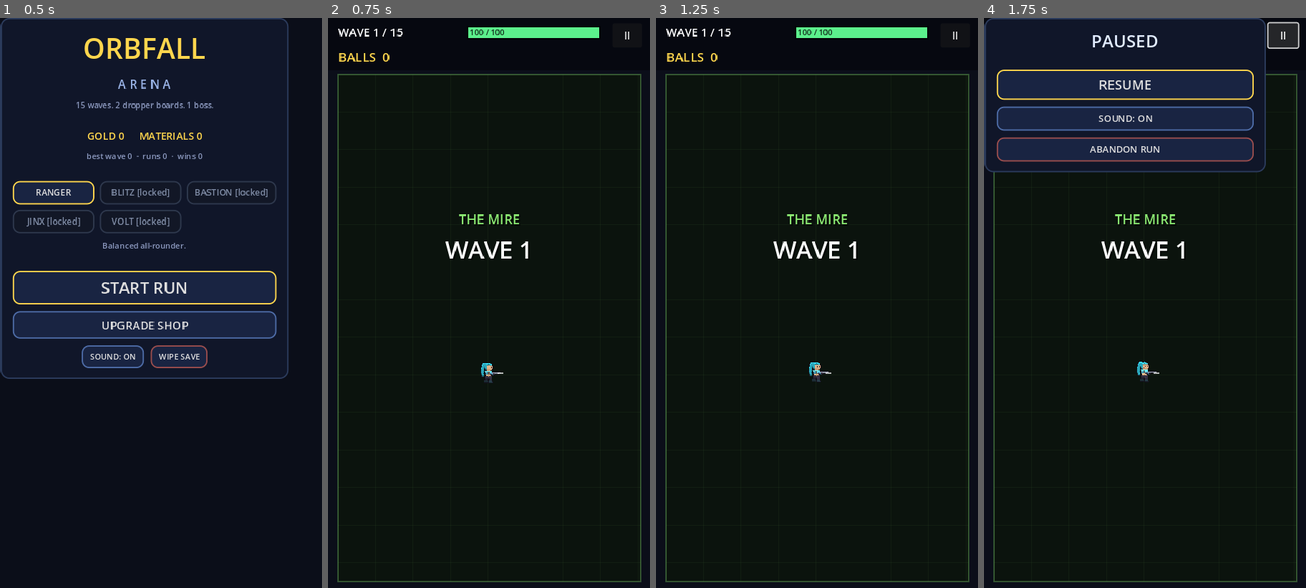
Above: before the commit, frames 1-4 (left to right).
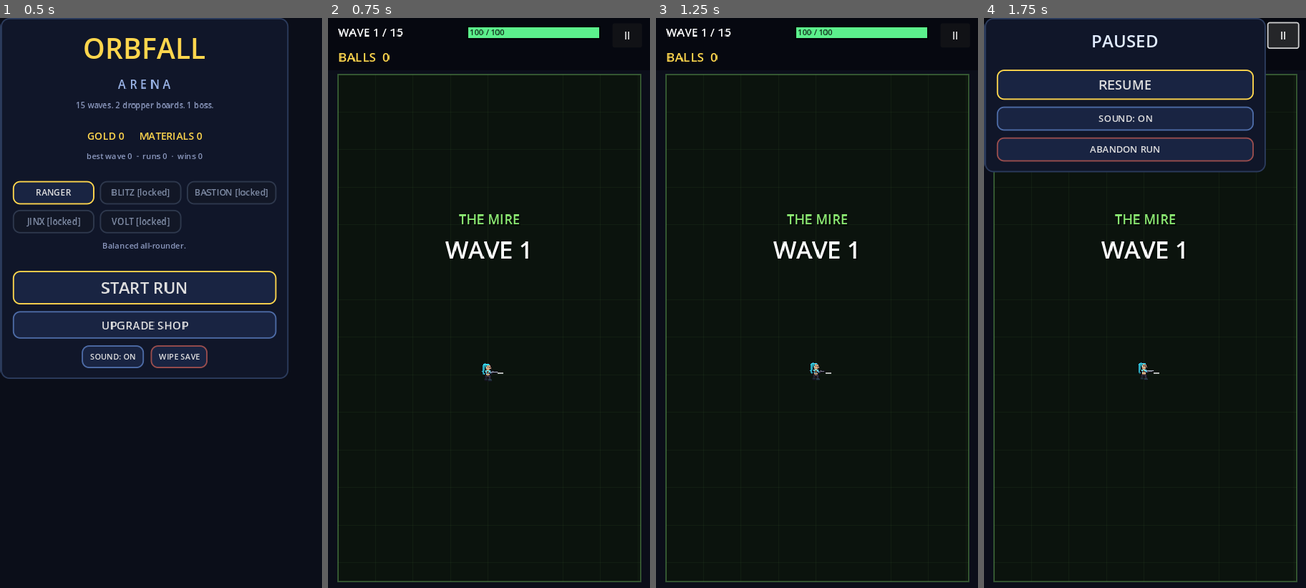
Above: after the commit, the same moments.

Repository: mmfoodchicks/ball-dropper
Game: Godot game, scene res://main.tscn
The game is run twice, just before and just after one commit, with the same random seed, the same clock (stepped at 60 frames per second) and the same inputs.
Inputs:
- Up to frame 1 (0.5 s): no input
- Up to frame 2 (0.75 s): click "START RUN" at 0.5 s
- Up to frame 3 (1.25 s): no input
- Up to frame 4 (1.75 s): click "II" at 1.25 s

Frame 1 is identical in both runs. In frame 2, less than 0.1% of the frame differs, in the area x 47-54%, y 60-65%; in frame 3, less than 0.1%; in frame 4, less than 0.1%.

Commit message:
feat: slim the hero rig — smaller heads, lean bodies, tighter footprint
The chunky pass overshot: heads were 15px wide on 12px-wide torsos and
the figures read oversized. Slim the shared rig (head 11x12, shoulders
~9px, thin capsule limbs, narrower stance) while keeping the style —
bold top-lit hair masses, simple dark-pixel eyes, 3/4 action poses.
Volt gets a pale-mauve skin so the white sweep and shaved side stop
mushing together. On-screen hero size drops from 0.85 to 0.82 of the
canvas to match the leaner figure.

Co-Authored-By: Claude Fable 5 <noreply@anthropic.com>
Claude-Session: https://claude.ai/code/session_01X8QB52Vpk6EtUcCCLmY2pY

Diff:
--- a/src/combat/hero.gd
+++ b/src/combat/hero.gd
@@ -134,10 +134,10 @@
 	if iframes > 0.0:
 		a = 0.45 + 0.4 * sin(iframes * 40.0)
 	if _tex != null:
-		# Char art is a 48px canvas whose figure fills ~38px, drawn oversized
-		# so faces keep more texels per screen pixel than the enemy sprites.
-		# Art faces right; mirror it to follow the aim.
-		var side := _tex.get_width() / 4.0 * 0.85
+		# Char art is a 48px canvas whose slim figure fills ~35px, drawn
+		# oversized so faces keep more texels per screen pixel than the
+		# enemy sprites. Art faces right; mirror it to follow the aim.
+		var side := _tex.get_width() / 4.0 * 0.82
 		var bob := sin(_anim_t * 5.0) * 1.1
 		if _flip:
 			draw_set_transform(Vector2.ZERO, 0.0, Vector2(-1.0, 1.0))
Binary file changed: assets/sprites/char_bastion.png
Binary file changed: assets/sprites/char_blitz.png
Binary file changed: assets/sprites/char_jinx.png
Binary file changed: assets/sprites/char_ranger.png
Binary file changed: assets/sprites/char_volt.png
Binary file changed: assets/sprites/sheet_preview.png
Not shown, changed: README.md
Not shown, changed: tools/make_sprites.py
